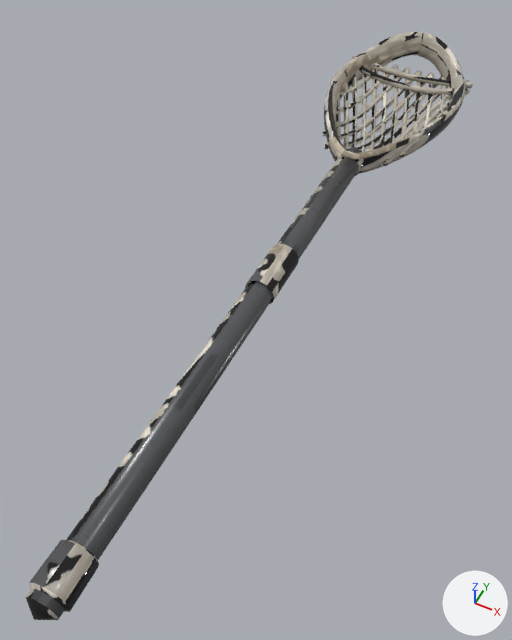
An edit to the Blender file 3D/Production/Equipment/AttackStick/LaxAttack_AttackStick.blend, drawn before and after from the same camera.
Both versions are drawn from a 50 mm lens placed at (0.289, -0.627, 0.678), pointed at (-0.012, -0.027, -0.073). The lights are fixed; the arrows at lower right show +X, +Y and +Z. The older version comes first.

In view in the first picture: 'lax_stick_attack_body'.
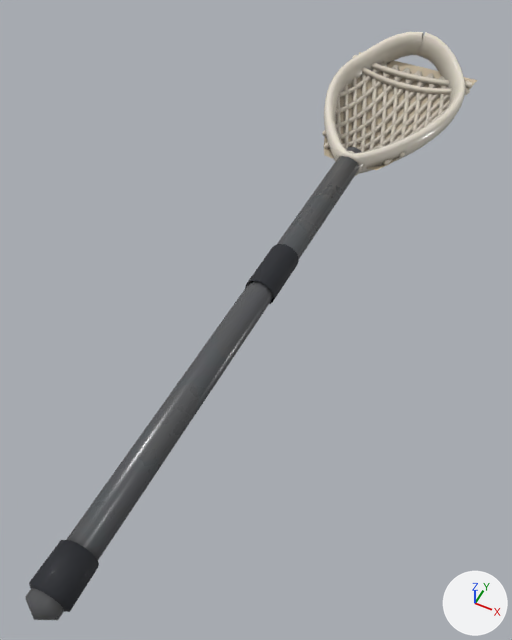
Changed parts and their boxes (x1, y1, x2, y2) in the pictures (512 x 640 px):
'lax_stick_attack_body', reshaped: before (25, 32, 473, 620); after (25, 32, 477, 620)
part 1 of me_lax_stick_attack_body, added: after (324, 52, 477, 170)
part 2 of me_lax_stick_attack_body, surface changed: (25, 32, 473, 620) in both

The edits, one by one:
me_lax_stick_attack_body is used by ob_lax_stick_attack_body; location (0.0, 0.0, 0.0).
me_lax_stick_attack_body had 1948 vertices, 2050 faces and spanned x -0.116..0.116, y -0.511..0.65, z -0.061..0.059.
me_lax_stick_attack_body now has 2143 vertices, 2218 faces and spans x -0.116..0.116, y -0.511..0.65, z -0.061..0.059.
me_lax_stick_attack_body part 1: a new loose piece of 195 vertices spanning x -0.116..0.116, y 0.287..0.629, z -0.06..-0.003, in mat_m_lax_stick_attack_atlas.
me_lax_stick_attack_body part 2: 2044 kept faces spanning x -0.116..0.116, y -0.511..0.65, z -0.061..0.059 get new texture (UV) coordinates.
